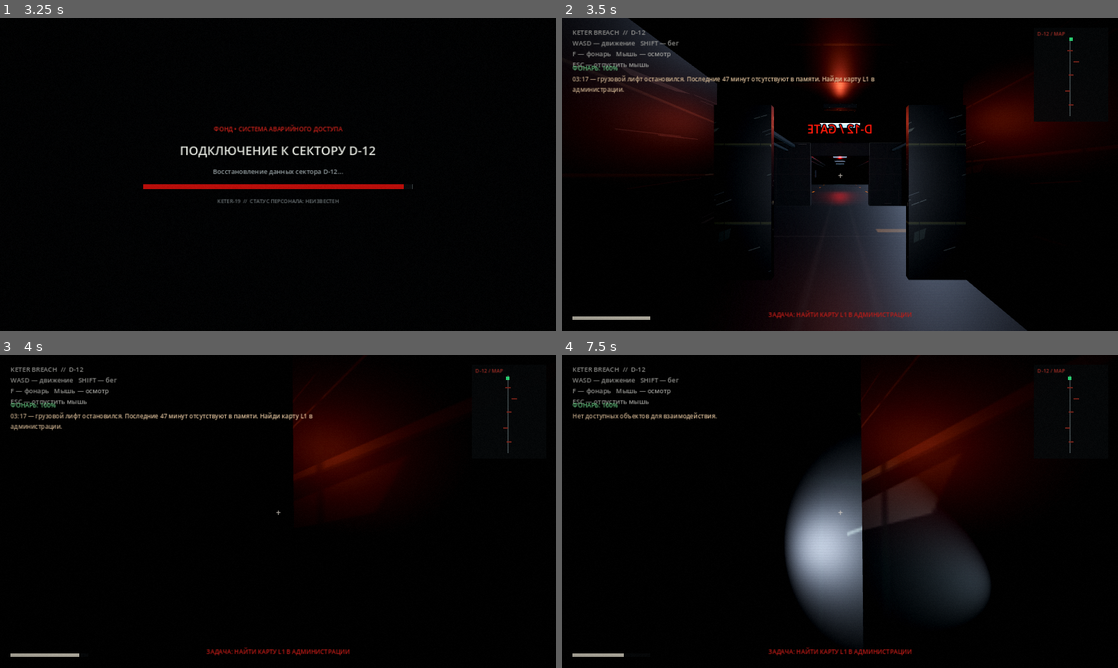
Above: before the commit, frames 1-4 (two rows, left to right).
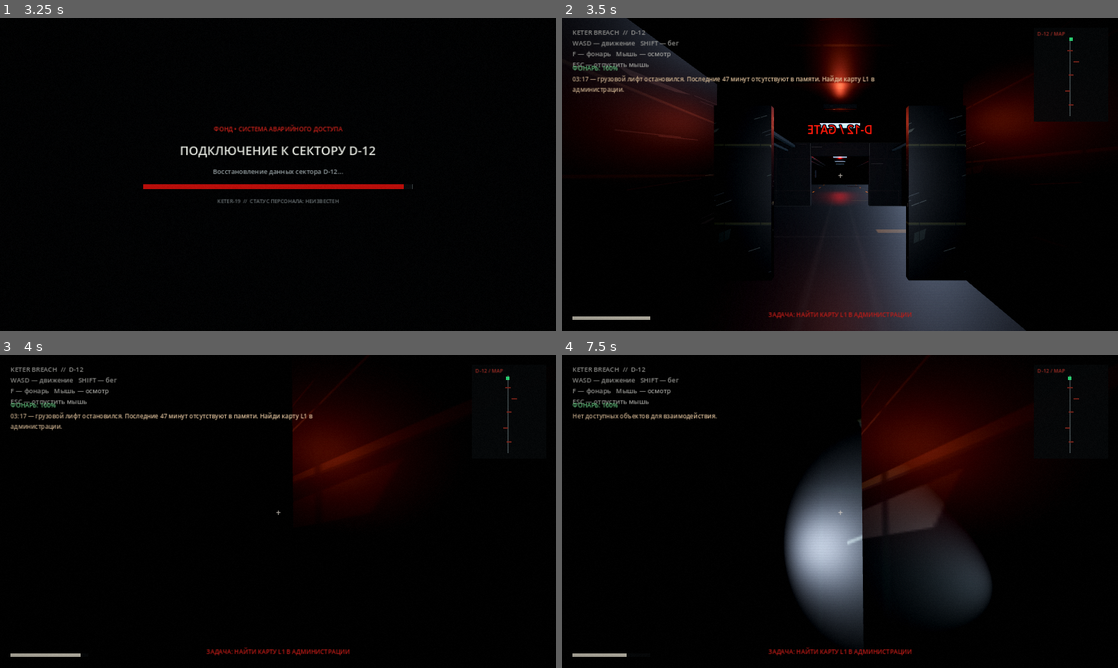
Above: after the commit, the same moments.

Repository: Keter-Breach/keter-breach.ru
Game: Godot game, scene res://scenes/main.tscn
The game is run twice, just before and just after one commit, with the same random seed, the same clock (stepped at 60 frames per second) and the same inputs.
Inputs (mouse positions are in pixels of both pictures, inside the frame that each line leads up to):
- Up to frame 1 (3.25 s): click "НАЧАТЬ ИГРУ" at 0.5 s; click "ПРОПУСТИТЬ ИНТРО →" at 1.25 s; tap Enter at 2 s; move the mouse to (400, 158) at 2.02 s; hold D (move_right) 2.03-2.78 s; hold Shift (sprint) 2.03-2.78 s; click (400, 158) at 2.17 s; tap Space at 2.27, 3.02 s; move the mouse to (166, 190) at 2.77 s; hold S (move_back) from 2.78 s (still down); tap Shift (sprint) at 2.85 s
- Up to frame 2 (3.5 s): keep holding S (move_back)
- Up to frame 3 (4 s): move the mouse to (289, 505) at 3.52 s; release S (move_back) at 3.53 s; hold W (move_forward) from 3.53 s (still down); hold Shift (sprint) from 3.53 s (still down); tap F (toggle_flashlight) at 3.6 s
- Up to frame 4 (7.5 s): move the mouse to (834, 517) at 4.27 s; release Shift (sprint) at 4.28 s; tap Enter at 4.35 s; tap Space at 4.52, 5.27, 6.02 s; tap Shift (sprint) at 4.55, 5.85 s; move the mouse to (878, 514) at 5.02 s; hold Shift (sprint) 5.03-5.78 s; tap E at 5.1 s; move the mouse to (795, 508) at 5.77 s; move the mouse to (845, 511) at 6.52 s; hold Shift (sprint) 6.53-7.28 s; move the mouse to (817, 505) at 7.27 s; release W (move_forward) at 7.28 s; hold D (move_right) from 7.28 s (still down); tap F (toggle_flashlight) at 7.35 s

Frame 1 is identical in both runs. In frame 2, 0.5% of the frame differs, in the area x 11-84%, y 0-100%; in frame 3, less than 0.1%; in frame 4, 1.5%, in the area x 11-74%, y 9-97%.

Commit message:
Polish sprint stamina, head bob and flashlight flicker

Diff:
--- a/godot-prototype/scripts/player.gd
+++ b/godot-prototype/scripts/player.gd
@@ -12,8 +12,11 @@
 var stamina: float = 100.0
 var exhausted: bool = false
 var base_fov: float = 75.0
-var stamina_drain_rate: float = 27.0
-var stamina_recovery_rate: float = 19.0
+var stamina_drain_rate: float = 22.0
+var stamina_recovery_rate: float = 14.0
+var is_moving: bool = false
+var is_sprinting: bool = false
+var bob_time: float = 0.0
 
 func _ready() -> void:
 	Input.mouse_mode = Input.MOUSE_MODE_CAPTURED
@@ -67,6 +70,17 @@
 		flashlight_charge = maxf(0.0, flashlight_charge - flashlight_drain_rate * delta)
 		if flashlight_charge <= 0.0:
 			flashlight.visible = false
+		elif flashlight_charge < 15.0:
+			flashlight.light_energy = 5.2 * (0.25 if randf() < 0.07 else 1.0)
+		else:
+			flashlight.light_energy = 5.2
+	var target_fov := base_fov + (7.0 if is_sprinting else 0.0)
+	camera.fov = lerpf(camera.fov, target_fov, minf(1.0, delta * 8.0))
+	var bob := 0.0
+	if is_moving:
+		bob_time += delta * (13.0 if is_sprinting else 9.0)
+		bob = sin(bob_time) * 0.035
+	camera.position.y = lerpf(camera.position.y, 1.62 + bob, minf(1.0, delta * 14.0))
 
 func _physics_process(delta: float) -> void:
 	if not is_on_floor():
@@ -78,16 +92,18 @@
 	input_dir.x = float(Input.is_action_pressed("move_right")) - float(Input.is_action_pressed("move_left"))
 	input_dir = input_dir.normalized()
 	var moving := input_dir.length_squared() > 0.01
-	var sprinting := Input.is_action_pressed("sprint") and moving and stamina > 0.0 and not exhausted
-	if sprinting:
+	var wants_sprint := Input.is_action_pressed("sprint") and moving
+	if exhausted and stamina > 25.0:
+		exhausted = false
+	is_sprinting = wants_sprint and not exhausted and stamina > 0.0
+	if is_sprinting:
 		stamina = maxf(0.0, stamina - stamina_drain_rate * delta)
 		if stamina <= 0.0:
 			exhausted = true
 	else:
 		stamina = minf(100.0, stamina + stamina_recovery_rate * delta)
-		if exhausted and stamina >= 22.0:
-			exhausted = false
-	var speed := walk_speed * (1.65 if sprinting else 1.0)
+	is_moving = moving and is_on_floor()
+	var speed := walk_speed * (1.65 if is_sprinting else 1.0)
 	var direction := (global_transform.basis * Vector3(input_dir.x, 0, input_dir.y)).normalized()
 	if direction:
 		velocity.x = direction.x * speed
@@ -95,7 +111,4 @@
 	else:
 		velocity.x = move_toward(velocity.x, 0.0, speed * 5.0 * delta)
 		velocity.z = move_toward(velocity.z, 0.0, speed * 5.0 * delta)
-	if camera != null:
-		var target_fov := base_fov + (5.0 if sprinting else 0.0)
-		camera.fov = lerpf(camera.fov, target_fov, minf(1.0, delta * 5.0))
 	move_and_slide()
